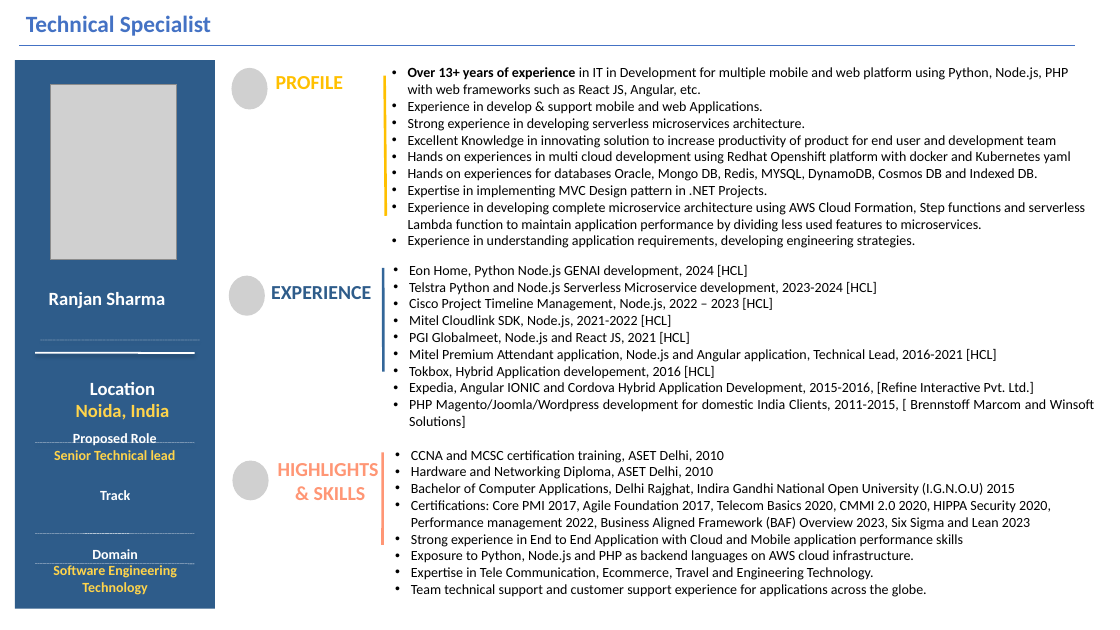
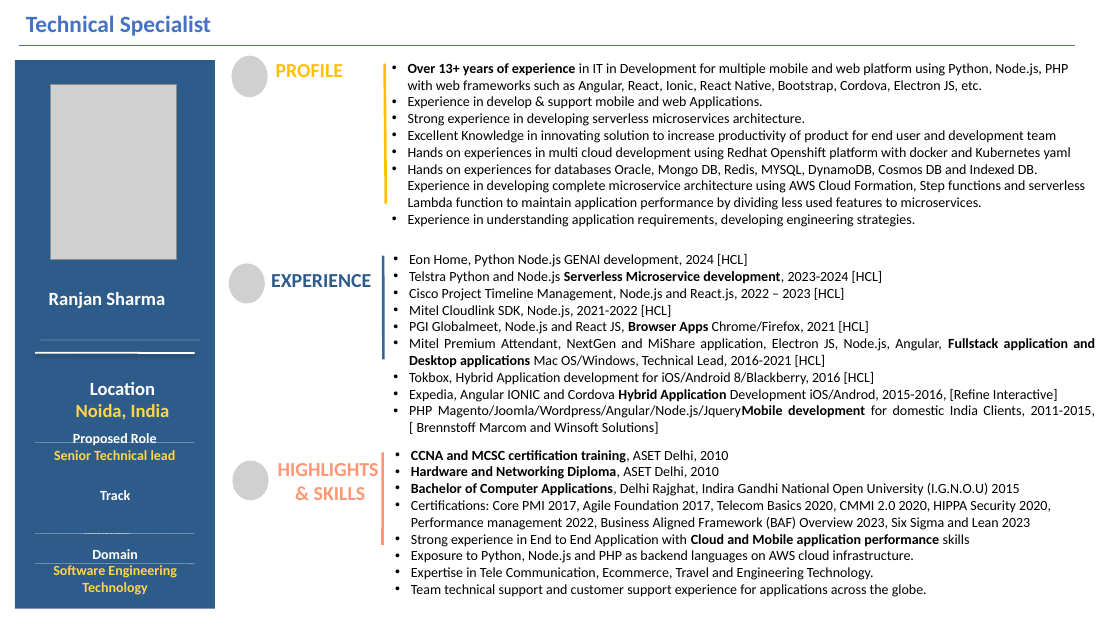
Before and after one commit to githcldev/node-refresh, a slide deck: slide 1 of p/pro/Ranjan-Sharma-Profile V 1.0.pptx. Drawn at 1120x630 pixels with LibreOffice and Linux fonts; fonts in the diff are those of the drawing; grey boxes stand for pictures. Boxes give left, top, right and bottom in pixels: in the first picture for what was removed or moved away, otherwise in the second. Text is boxed around its words. In the diff, an @@ line names an element or a change of style, - is before the commit and + after.

Commit message:
Updated profile one page ppt

```diff
--- a/p/pro/Ranjan-Sharma-Profile V 1.0.pptx
+++ b/p/pro/Ranjan-Sharma-Profile V 1.0.pptx
@@ picture: place and size @@
-picture at [232, 68, 268, 110]
+picture at [232, 55, 268, 97]
@@ 2 texts, 1 picture, 1 line: place and size @@
-2 texts, 1 picture, 1 line at [229, 76, 386, 316]
+2 texts, 1 picture, 1 line at [229, 64, 386, 304]
@@ text at [408, 63, 1068, 93]: text changed @@
-• Over 13+ years of experience in IT in Development for multiple mobile and web platform using Python, Node.js, PHP with web frameworks such as React JS, Angular, etc.
+• Over 13+ years of experience in IT in Development for multiple mobile and web platform using Python, Node.js, PHP with web frameworks such as Angular, React, Ionic, React Native, Bootstrap, Cordova, Electron JS, etc.
@@ text at [408, 164, 1086, 210]: text changed @@
-• Hands on experiences for databases Oracle, Mongo DB, Redis, MYSQL, DynamoDB, Cosmos DB and Indexed DB.
-• Expertise in implementing MVC Design pattern in .NET Projects.
-• Experience in developing complete microservice architecture using AWS Cloud Formation, Step functions and serverless Lambda function to maintain application performance by dividing less used features to microservices.
+• Hands on experiences for databases Oracle, Mongo DB, Redis, MYSQL, DynamoDB, Cosmos DB and Indexed DB. Experience in developing complete microservice architecture using AWS Cloud Formation, Step functions and serverless Lambda function to maintain application performance by dividing less used features to microservices.
@@ line moved from (383, 268) - (383, 371) to (383, 255) - (383, 360) @@
@@ text "Eon Home, Python Node.js GENAI ...": place and size @@
-text "Eon Home, Python Node.js GENAI ..." at [409, 265, 1094, 428]
+text "Eon Home, Python Node.js GENAI ..." at [409, 254, 1095, 434]
@@ text at [409, 288, 845, 301]: text changed @@
-• Cisco Project Timeline Management, Node.js, 2022 – 2023 [HCL]
+• Cisco Project Timeline Management, Node.js and React.js, 2022 – 2023 [HCL]
@@ text at [409, 271, 883, 284]: bold on in "Serverless Microservice development," @@
@@ text at [409, 321, 1095, 434]: text changed @@
-• PGI Globalmeet, Node.js and React JS, 2021 [HCL]
-• Mitel Premium Attendant application, Node.js and Angular application, Technical Lead, 2016-2021 [HCL]
-• Tokbox, Hybrid Application developement, 2016 [HCL]
-• Expedia, Angular IONIC and Cordova Hybrid Application Development, 2015-2016, [Refine Interactive Pvt. Ltd.]
-• PHP Magento/Joomla/Wordpress development for domestic India Clients, 2011-2015, [ Brennstoff Marcom and Winsoft Solutions]
+• PGI Globalmeet, Node.js and React JS, Browser Apps Chrome/Firefox, 2021 [HCL]
+• Mitel Premium Attendant, NextGen and MiShare application, Electron JS, Node.js, Angular, Fullstack application and Desktop applications Mac OS/Windows, Technical Lead, 2016-2021 [HCL]
+• Tokbox, Hybrid Application development for iOS/Android 8/Blackberry, 2016 [HCL]
+• Expedia, Angular IONIC and Cordova Hybrid Application Development iOS/Androd, 2015-2016, [Refine Interactive]
+• PHP Magento/Joomla/Wordpress/Angular/Node.js/JqueryMobile development for domestic India Clients, 2011-2015, [ Brennstoff Marcom and Winsoft Solutions]
@@ text at [411, 450, 1019, 547]: bold on in "CCNA and MCSC certification training,", "Hardware and Networking Diploma,", "Bachelor of Computer Applications,", "Cloud and Mobile application performance" @@
```
